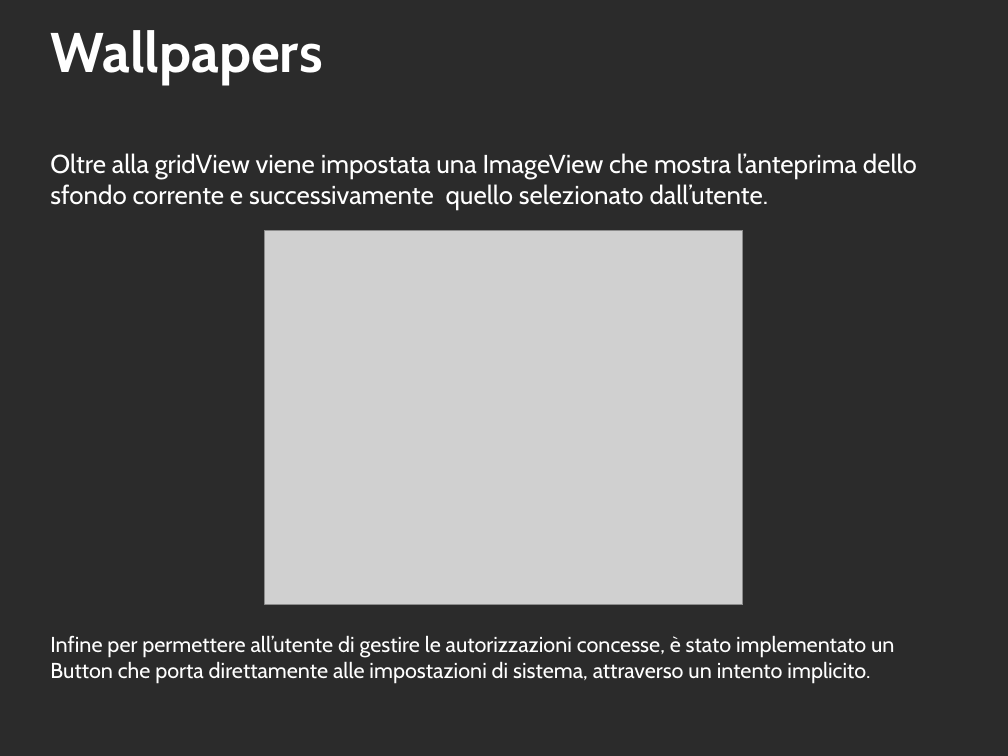
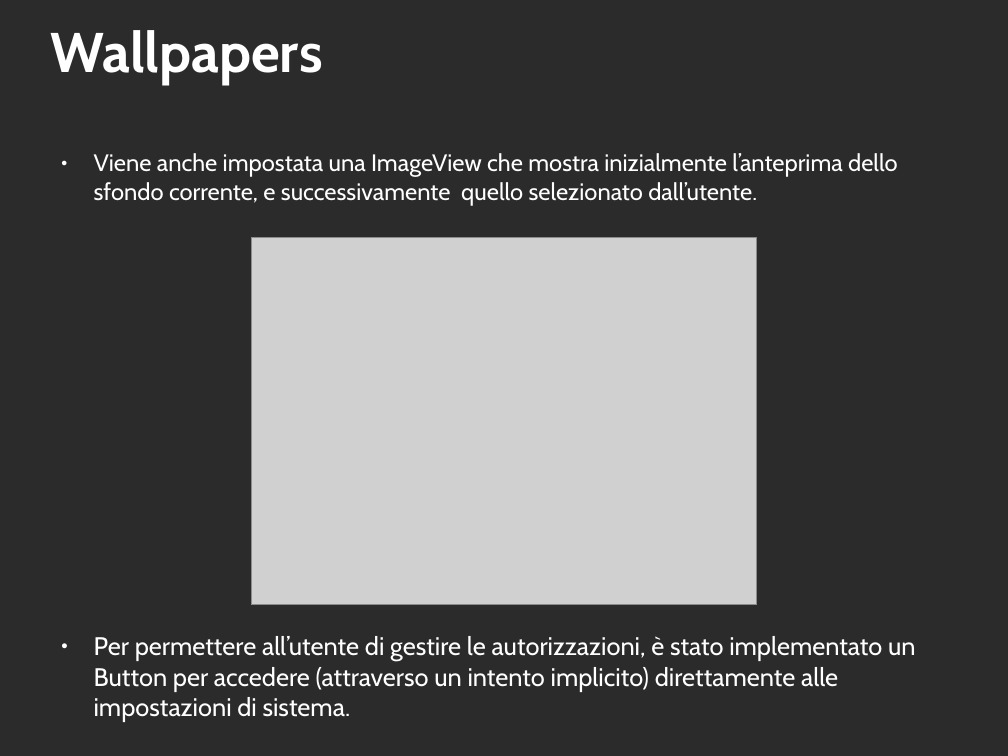
Before and after one commit to 0088024/Wallpaper_v4, a slide deck: slide 13 of ESONERO_WALLPAPERS_FPR-IOL2018(2).odp. Drawn at 1008x756 pixels with LibreOffice and Linux fonts; fonts in the diff are those of the drawing; grey boxes stand for pictures; background and template pictures are left out; a plain dark background stands for a picture behind light text. Boxes give left, top, right and bottom in pixels: in the first picture for what was removed or moved away, otherwise in the second. Text is boxed around its words. In the diff, an @@ line names an element or a change of style, - is before the commit and + after.

Commit message:
migliorata grafica e inserita messaggio toast impostazione sfondo riuscita

```diff
--- a/ESONERO_WALLPAPERS_FPR-IOL2018(2).odp
+++ b/ESONERO_WALLPAPERS_FPR-IOL2018(2).odp
@@ text at (94,153,898,206): text changed; size 20.4 to 18.7 pt @@
-Oltre alla gridView viene impostata una ImageView che mostra l’anteprima dello sfondo corrente e successivamente quello selezionato dall’utente.
+● Viene anche impostata una ImageView che mostra inizialmente l’anteprima dello sfondo corrente, e successivamente quello selezionato dall’utente.
@@ picture: place and size @@
-picture at (265,231,744,605)
+picture at (252,238,757,606)
@@ text at (94,636,916,722): text changed; size 17.1 to 20 pt @@
-Infine per permettere all’utente di gestire le autorizzazioni concesse, è stato implementato un Button che porta direttamente alle impostazioni di sistema, attraverso un intento implicito.
+● Per permettere all’utente di gestire le autorizzazioni, è stato implementato un Button per accedere (attraverso un intento implicito) direttamente alle impostazioni di sistema.
```
Also in this commit, not shown: 16 other slides changed, 2 slides added, 12 slides removed.
